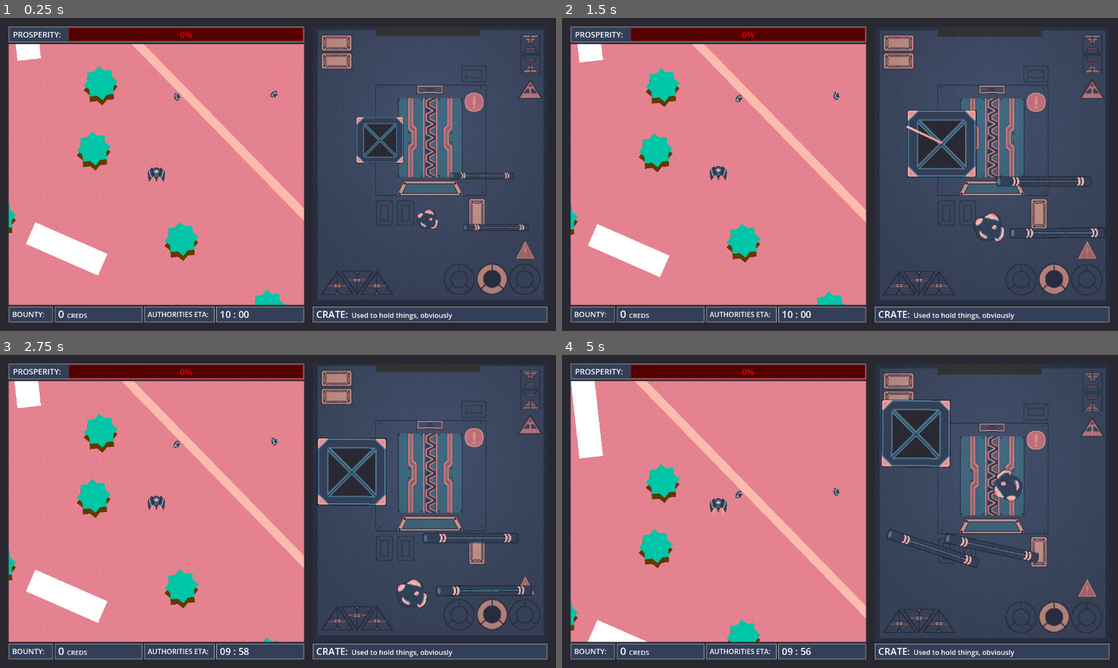
Above: before the commit, frames 1-4 (two rows, left to right).
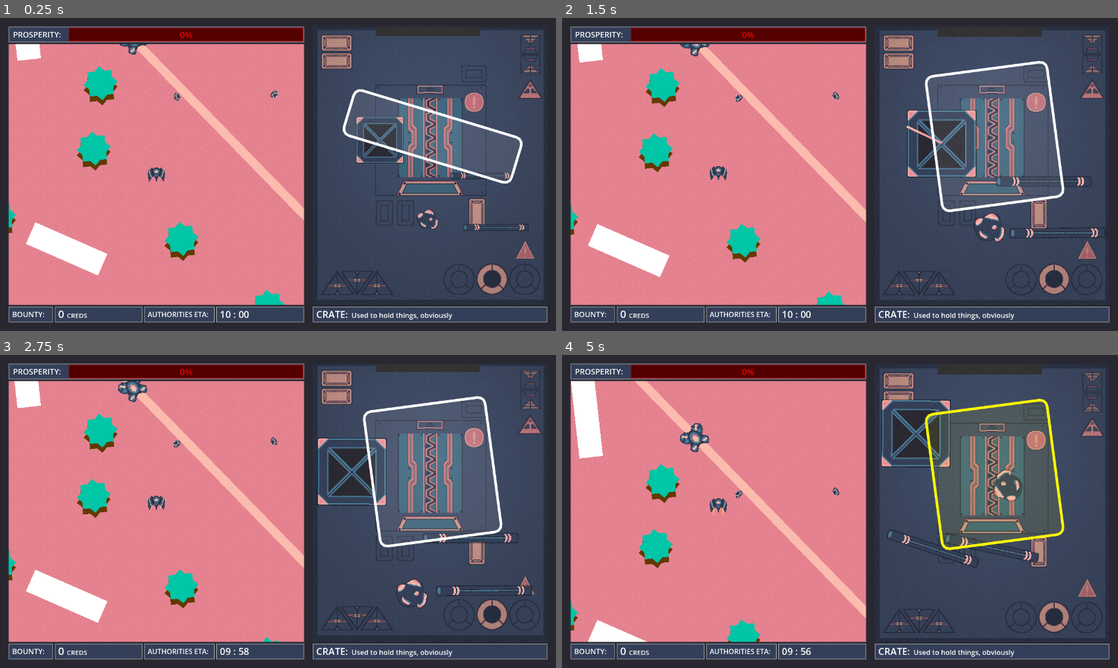
Above: after the commit, the same moments.

Repository: AstralStew/ProjectThornbury
Game: Godot game, scene res://Scenes/MainScene.tscn
Two runs of this game, one before a commit and one after it. Both use one fixed random seed, a clock stepped at 60 frames per second and the inputs below.
Inputs (mouse positions are in pixels of both pictures, inside the frame that each line leads up to):
- Up to frame 1 (0.25 s): no input
- Up to frame 2 (1.5 s): drag from (995, 165) to (834, 93) at 0.52 s; drag from (940, 143) to (834, 96) at 1.27 s
- Up to frame 3 (2.75 s): move the mouse to (483, 520) at 2.02 s; hold D (MoveRight) from 2.03 s (still down); hold Shift (Boost) from 2.03 s (still down); click (483, 520) at 2.17 s
- Up to frame 4 (5 s): release D (MoveRight) at 2.75 s; release Shift (Boost) at 2.75 s; drag from (973, 596) to (739, 442) at 2.77 s; drag from (1029, 617) to (895, 524) at 3.52 s; drag from (673, 464) to (1112, 367) at 4.27 s

The runs differ from the first frame. In frame 1, 0.9% of the frame differs, in the area x 21-94%, y 8-53%; in frame 2, 1.1%; in frame 3, 1.2%; in frame 4, 1.2%, in the area x 21-91%, y 14-63%.

Commit message:
Scanning first pass

Diff:
--- a/Scenes/InventoryPrefabs/inventory.tscn
+++ b/Scenes/InventoryPrefabs/inventory.tscn
@@ -11,6 +11,7 @@
 [ext_resource type="Texture2D" uid="uid://056n6uoorop6" path="res://Assets/Images/Hanger/HangerDoor.png" id="7_v7qpt"]
 [ext_resource type="Texture2D" uid="uid://i1g58vh6a4qg" path="res://Assets/Images/Inventory/Greebles.png" id="10_lnm75"]
 [ext_resource type="Script" uid="uid://ba0ppdfg70y3g" path="res://Scripts/HangerCamera.gd" id="10_v7qpt"]
+[ext_resource type="Script" uid="uid://blyqo3acyv4gq" path="res://Scripts/Scan.gd" id="11_4pvd7"]
 
 [sub_resource type="Gradient" id="Gradient_v7qpt"]
 colors = PackedColorArray(0.93333334, 0.5254902, 0.58431375, 1, 0.9843137, 0.73333335, 0.6784314, 1)
@@ -38,8 +39,6 @@
 normalize = false
 seamless_blend_skirt = 0.464
 
-[sub_resource type="WorldBoundaryShape2D" id="WorldBoundaryShape2D_51e2h"]
-
 [sub_resource type="Gradient" id="Gradient_lnm75"]
 colors = PackedColorArray(0, 0, 0, 0.33, 0, 0, 0, 1)
 
@@ -51,8 +50,30 @@
 fill_from = Vector2(0.5, 0.4)
 fill_to = Vector2(0.843209, 0.16971917)
 
+[sub_resource type="WorldBoundaryShape2D" id="WorldBoundaryShape2D_51e2h"]
+
 [sub_resource type="RectangleShape2D" id="RectangleShape2D_tumq0"]
 size = Vector2(540, 640)
+
+[sub_resource type="StyleBoxFlat" id="StyleBoxFlat_4pvd7"]
+bg_color = Color(1, 1, 1, 0.078431375)
+border_width_left = 6
+border_width_top = 6
+border_width_right = 6
+border_width_bottom = 6
+border_color = Color(1, 1, 1, 1)
+corner_radius_top_left = 18
+corner_radius_top_right = 18
+corner_radius_bottom_right = 18
+corner_radius_bottom_left = 18
+corner_detail = 3
+expand_margin_left = 10.0
+expand_margin_top = 10.0
+expand_margin_right = 10.0
+expand_margin_bottom = 10.0
+
+[sub_resource type="RectangleShape2D" id="RectangleShape2D_lnm75"]
+size = Vector2(1, 1)
 
 [sub_resource type="Gradient" id="Gradient_rx4sy"]
 interpolation_mode = 2
@@ -457,55 +478,58 @@
 stretch_mode = 1
 script = ExtResource("5_aco8w")
 
-[node name="BoundaryTop" type="StaticBody2D" parent="SubViewportContainer/SubViewport" unique_id=799551523]
+[node name="Shadow" type="Sprite2D" parent="SubViewportContainer/SubViewport" unique_id=107124747]
+modulate = Color(1, 1, 1, 0.5)
+self_modulate = Color(1, 1, 1, 0.33)
+texture_filter = 1
+position = Vector2(270, 320)
+scale = Vector2(12.3, 12.3)
+texture = SubResource("GradientTexture2D_4pvd7")
+
+[node name="Shadow2" type="Sprite2D" parent="SubViewportContainer/SubViewport/Shadow" unique_id=808212633]
+self_modulate = Color(1, 1, 1, 0.33)
+texture_filter = 1
+texture = SubResource("GradientTexture2D_4pvd7")
+
+[node name="Boundaries" type="Node" parent="SubViewportContainer/SubViewport" unique_id=1835835678]
+
+[node name="BoundaryTop" type="StaticBody2D" parent="SubViewportContainer/SubViewport/Boundaries" unique_id=799551523]
 position = Vector2(265, 14)
 rotation = -3.1415925
 collision_layer = 512
 collision_mask = 0
 
-[node name="CollisionShape2D" type="CollisionShape2D" parent="SubViewportContainer/SubViewport/BoundaryTop" unique_id=1257795425]
+[node name="CollisionShape2D" type="CollisionShape2D" parent="SubViewportContainer/SubViewport/Boundaries/BoundaryTop" unique_id=1257795425]
 shape = SubResource("WorldBoundaryShape2D_51e2h")
 
-[node name="BoundaryBottom" type="StaticBody2D" parent="SubViewportContainer/SubViewport" unique_id=881463654]
+[node name="BoundaryBottom" type="StaticBody2D" parent="SubViewportContainer/SubViewport/Boundaries" unique_id=881463654]
 position = Vector2(265, 629)
 collision_layer = 512
 collision_mask = 0
 
-[node name="CollisionShape2D" type="CollisionShape2D" parent="SubViewportContainer/SubViewport/BoundaryBottom" unique_id=1378531015]
+[node name="CollisionShape2D" type="CollisionShape2D" parent="SubViewportContainer/SubViewport/Boundaries/BoundaryBottom" unique_id=1378531015]
 shape = SubResource("WorldBoundaryShape2D_51e2h")
 
-[node name="BoundaryLeft" type="StaticBody2D" parent="SubViewportContainer/SubViewport" unique_id=1668904604]
+[node name="BoundaryLeft" type="StaticBody2D" parent="SubViewportContainer/SubViewport/Boundaries" unique_id=1668904604]
 position = Vector2(11, 320)
 rotation = 1.5707964
 collision_layer = 512
 collision_mask = 0
 
-[node name="CollisionShape2D" type="CollisionShape2D" parent="SubViewportContainer/SubViewport/BoundaryLeft" unique_id=211440190]
+[node name="CollisionShape2D" type="CollisionShape2D" parent="SubViewportContainer/SubViewport/Boundaries/BoundaryLeft" unique_id=211440190]
 shape = SubResource("WorldBoundaryShape2D_51e2h")
 
-[node name="BoundaryRight" type="StaticBody2D" parent="SubViewportContainer/SubViewport" unique_id=1623602192]
+[node name="BoundaryRight" type="StaticBody2D" parent="SubViewportContainer/SubViewport/Boundaries" unique_id=1623602192]
 position = Vector2(531, 320)
 rotation = -1.5707964
 collision_layer = 512
 collision_mask = 0
 
-[node name="CollisionShape2D" type="CollisionShape2D" parent="SubViewportContainer/SubViewport/BoundaryRight" unique_id=572296364]
+[node name="CollisionShape2D" type="CollisionShape2D" parent="SubViewportContainer/SubViewport/Boundaries/BoundaryRight" unique_id=572296364]
 shape = SubResource("WorldBoundaryShape2D_51e2h")
 
-[node name="Shadow" type="Sprite2D" parent="SubViewportContainer/SubViewport" unique_id=107124747]
-modulate = Color(1, 1, 1, 0.5)
-self_modulate = Color(1, 1, 1, 0.33)
-texture_filter = 1
-position = Vector2(270, 320)
-scale = Vector2(12.3, 12.3)
-texture = SubResource("GradientTexture2D_4pvd7")
-
-[node name="Shadow2" type="Sprite2D" parent="SubViewportContainer/SubViewport/Shadow" unique_id=808212633]
-self_modulate = Color(1, 1, 1, 0.33)
-texture_filter = 1
-texture = SubResource("GradientTexture2D_4pvd7")
-
 [node name="BootArea" type="Area2D" parent="SubViewportContainer/SubViewport" unique_id=1927072519]
+visible = false
 position = Vector2(270, 340)
 collision_layer = 524288
 collision_mask = 256
@@ -540,6 +564,47 @@
 [node name="ItemPipe2" parent="SubViewportContainer/SubViewport/ItemHolder" unique_id=221875185 instance=ExtResource("4_aco8w")]
 position = Vector2(429, 461)
 
+[node name="Scan" type="Area2D" parent="SubViewportContainer/SubViewport/ItemHolder" unique_id=1354655807]
+z_index = 15
+position = Vector2(276, 253)
+rotation = -1.5707964
+collision_layer = 4096
+collision_mask = 256
+input_pickable = false
+monitorable = false
+script = ExtResource("11_4pvd7")
+metadata/_custom_type_script = "uid://blyqo3acyv4gq"
+
+[node name="Panel" type="Panel" parent="SubViewportContainer/SubViewport/ItemHolder/Scan" unique_id=804636084]
+texture_filter = 1
+anchors_preset = 8
+anchor_left = 0.5
+anchor_top = 0.5
+anchor_right = 0.5
+anchor_bottom = 0.5
+offset_left = -125.0
+offset_top = -75.0
+offset_right = -125.0
+offset_bottom = -75.0
+grow_horizontal = 2
+grow_vertical = 2
+rotation = -0.006329894
+pivot_offset_ratio = Vector2(0.5, 0.5)
+theme_override_styles/panel = SubResource("StyleBoxFlat_4pvd7")
+
+[node name="Rectangle3" type="Sprite2D" parent="SubViewportContainer/SubViewport/ItemHolder/Scan" unique_id=1991256298]
+visible = false
+modulate = Color(18.892157, 18.892157, 18.892157, 1)
+texture_filter = 1
+scale = Vector2(3, 3)
+texture = ExtResource("10_lnm75")
+region_enabled = true
+region_rect = Rect2(171, 172, 58, 39)
+
+[node name="CollisionShape2D" type="CollisionShape2D" parent="SubViewportContainer/SubViewport/ItemHolder/Scan" unique_id=441901706]
+scale = Vector2(250, 150)
+shape = SubResource("RectangleShape2D_lnm75")
+
 [node name="Camera2D" type="Camera2D" parent="SubViewportContainer/SubViewport" unique_id=1942357245]
 z_index = 1
 position = Vector2(270, 320)
--- a/Scenes/OutsidePrefabs/outside.tscn
+++ b/Scenes/OutsidePrefabs/outside.tscn
@@ -105,3 +105,54 @@
 
 [node name="NotificationManager" type="Node2D" parent="SubViewportContainer/SubViewport" unique_id=1939579723]
 script = ExtResource("9_2x00p")
+
+[node name="ShipsSheet3" type="Sprite2D" parent="SubViewportContainer/SubViewport" unique_id=870030565]
+visible = false
+texture_filter = 1
+position = Vector2(422, 257)
+rotation = 0.5235985
+scale = Vector2(2.5, 2.5)
+texture = ExtResource("3_slk23")
+region_enabled = true
+region_rect = Rect2(48, 2, 36, 33)
+
+[node name="ShipsSheet6" type="Sprite2D" parent="SubViewportContainer/SubViewport" unique_id=641131462]
+visible = false
+texture_filter = 1
+position = Vector2(307, 216.99998)
+rotation = 3.403392
+scale = Vector2(2.5, 2.5)
+texture = ExtResource("3_slk23")
+region_enabled = true
+region_rect = Rect2(96, 46, 28, 35)
+
+[node name="ShipsSheet2" type="Sprite2D" parent="SubViewportContainer/SubViewport" unique_id=1179019076]
+visible = false
+texture_filter = 1
+position = Vector2(308, 75.999954)
+rotation = 0.804899
+scale = Vector2(2.5, 2.5)
+texture = ExtResource("3_slk23")
+offset = Vector2(0, 7.775)
+region_enabled = true
+region_rect = Rect2(10, 5, 24, 34)
+
+[node name="ShipsSheet4" type="Sprite2D" parent="SubViewportContainer/SubViewport" unique_id=171900258]
+texture_filter = 1
+position = Vector2(278, 250)
+rotation = -0.702096
+scale = Vector2(2.145, 2.145)
+texture = ExtResource("3_slk23")
+region_enabled = true
+region_rect = Rect2(8, 50, 28, 25)
+
+[node name="ShipsSheet5" type="Sprite2D" parent="SubViewportContainer/SubViewport" unique_id=546533371]
+visible = false
+texture_filter = 1
+position = Vector2(385.00003, 121)
+rotation = -3.043507
+scale = Vector2(1.5, 1.5)
+texture = ExtResource("3_slk23")
+offset = Vector2(0, -2.655)
+region_enabled = true
+region_rect = Rect2(54, 44, 24, 31)
--- /dev/null
+++ b/Scripts/Scan.gd
@@ -0,0 +1,71 @@
+class_name Scan extends Area2D
+var DEBUG_NAME : String :
+	get: return "[b][Scan][/b] "
+
+# Called when the node enters the scene tree for the first time.
+func _ready() -> void:
+
+	scanning()
+
+
+var _tween : Tween
+func scanning() -> void:
+
+	var scan_time = 0.5
+
+	var _size = Vector2(randf(),randf()).normalized() * 400
+	print("size = "+str(_size))
+	$Panel.size = _size
+	$Panel.position = -_size/2
+	$CollisionShape2D.scale = _size
+	rotation = GLOBALS.random_rotation()
+
+
+	await get_tree().create_timer(3,false).timeout
+
+	if _tween: _tween.kill()
+
+	_tween = create_tween().set_ease(Tween.EASE_IN_OUT).set_trans(Tween.TRANS_QUAD)
+	_tween.tween_property(self,"modulate",Color(1,1,0,0),scan_time)
+
+	await get_tree().create_timer(1,false).timeout
+	_tween = create_tween().set_ease(Tween.EASE_IN_OUT).set_trans(Tween.TRANS_QUAD)
+	_tween.tween_property(self,"modulate",Color(1,1,0,1),scan_time)
+
+	await get_tree().create_timer(1,false).timeout
+	_tween = create_tween().set_ease(Tween.EASE_IN_OUT).set_trans(Tween.TRANS_QUAD)
+	_tween.tween_property(self,"modulate",Color(1,1,0,0),scan_time)
+
+	await get_tree().create_timer(1,false).timeout
+	_tween = create_tween().set_ease(Tween.EASE_IN_OUT).set_trans(Tween.TRANS_QUAD)
+	_tween.tween_property(self,"modulate",Color(1,1,0,1),scan_time)
+
+	await get_tree().create_timer(1,false).timeout
+	_tween = create_tween().set_ease(Tween.EASE_IN_OUT).set_trans(Tween.TRANS_QUAD)
+	_tween.tween_property(self,"modulate",Color(1,1,0,0),scan_time)
+
+	await get_tree().create_timer(1,false).timeout
+	_tween = create_tween().set_ease(Tween.EASE_IN_OUT).set_trans(Tween.TRANS_QUAD)
+	_tween.tween_property(self,"modulate",Color(1,1,0,1),scan_time)
+
+	await get_tree().create_timer(1,false).timeout
+
+
+
+	if has_overlapping_bodies():
+			_tween = create_tween().set_ease(Tween.EASE_IN_OUT).set_trans(Tween.TRANS_QUAD)
+			_tween.tween_property(self,"modulate",Color(1,0,0,1),scan_time)
+			for _body:Item in get_overlapping_bodies():
+				print_rich(DEBUG_NAME,"[color=red]Scanning > GOT ONE BAWS")
+	else:
+		_tween = create_tween().set_ease(Tween.EASE_IN_OUT).set_trans(Tween.TRANS_QUAD)
+		_tween.tween_property(self,"modulate",Color(0,1,0,1),scan_time)
+
+	await get_tree().create_timer(1,false).timeout
+
+	_tween = create_tween().set_ease(Tween.EASE_IN_OUT).set_trans(Tween.TRANS_QUAD)
+	_tween.tween_property(self,"modulate",Color(0,0,0,0),scan_time)
+
+	await get_tree().create_timer(1,false).timeout
+
+	scanning()
--- a/project.godot
+++ b/project.godot
@@ -72,9 +72,9 @@
 2d_physics/layer_1="Player"
 2d_physics/layer_5="Obstacles"
 2d_physics/layer_9="Items"
-2d_physics/layer_10="ItemHolder"
+2d_physics/layer_10="ItemBoundary"
 2d_physics/layer_11="Chute"
-2d_physics/layer_13="Obstacles"
+2d_physics/layer_13="Scan"
 
 [physics]
 
Not shown, added: Scripts/Scan.gd.uid
